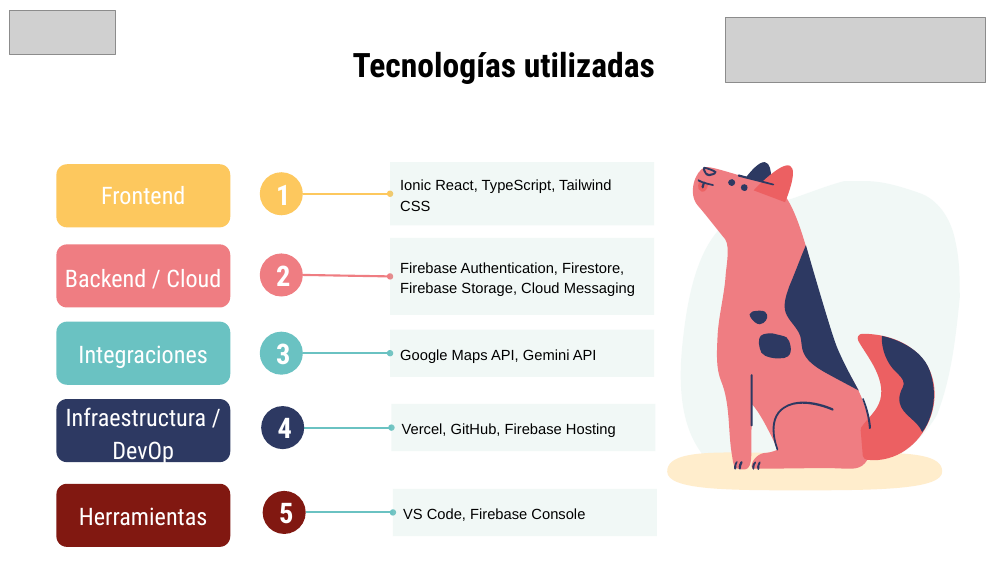
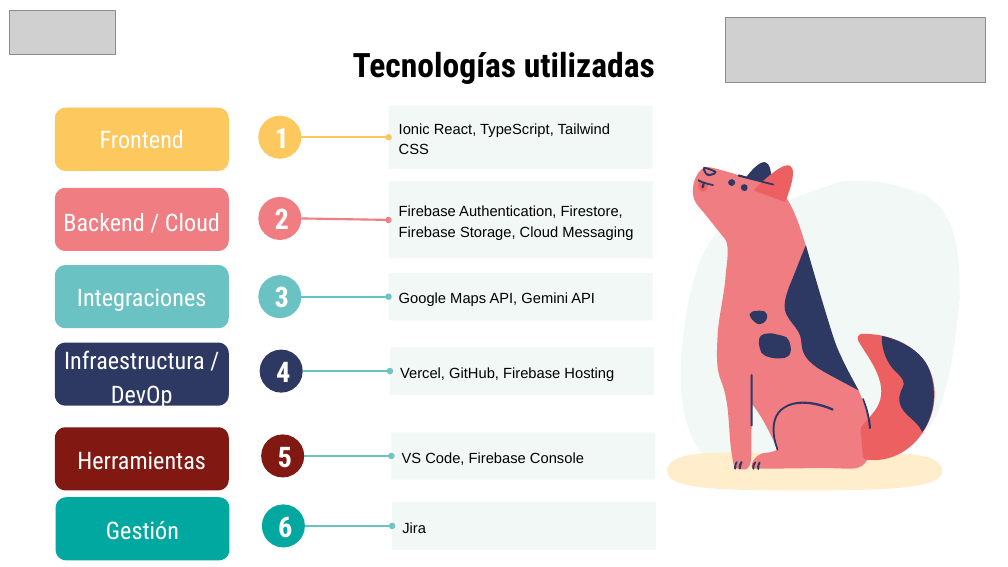
Before and after one commit to Kazeai-chan/Capstone_MyPet, a slide deck: slide 10 of Fase 2/Evidencias Proyecto/Presentación Proyecto.pptx. Drawn at 1008x567 pixels with LibreOffice and Linux fonts; fonts in the diff are those of the drawing; grey boxes stand for pictures. Boxes give left, top, right and bottom in pixels: in the first picture for what was removed or moved away, otherwise in the second. Text is boxed around its words. In the diff, an @@ line names an element or a change of style, - is before the commit and + after.

```diff
--- a/Fase 2/Evidencias Proyecto/Presentación Proyecto.pptx
+++ b/Fase 2/Evidencias Proyecto/Presentación Proyecto.pptx
@@ 5 rectangles, 5 ellipses, 5 texts, 5 rounded rectangles, 2 arrows: place and size @@
-5 rectangles, 5 ellipses, 5 texts, 5 rounded rectangles, 2 arrows at <box>57,163,657,547</box>
+5 rectangles, 5 ellipses, 5 texts, 5 rounded rectangles, 2 arrows at <box>55,106,656,490</box>
@@ arrow added from (302, 296) to (389, 296), #6AC2C2 2 pt @@
@@ arrow moved from (303, 353) - (390, 353) to (302, 371) - (390, 371) @@
@@ arrow moved from (304, 428) - (392, 428) to (304, 456) - (392, 456) @@
@@ rounded rectangle added at <box>56,498,230,560</box>, fill #00A8A0 @@
@@ ellipse added at <box>262,504,305,547</box>, fill #00A8A0, 27 pt, text #FFFFFF, bold @@
+6
@@ rectangle added at <box>392,502,656,550</box>, fill #AED8CC at 17% opacity, 14 pt, text #000000 @@
+Jira
@@ text added at <box>106,521,179,540</box>, 23 pt, text #FFFFFF @@
+Gestión
@@ arrow moved from (306, 513) - (393, 513) to (305, 526) - (392, 526) @@
```
Also in this commit, not shown: 9 other slides changed, 8 other files.
